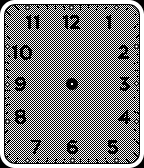
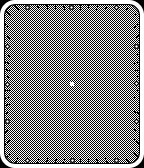
Revision of a layered 144 x 168 image; what changed, layer by layer:
hid "numerals" over box(12, 15, 130, 154)
showed "background clean" over box(12, 15, 130, 154)
